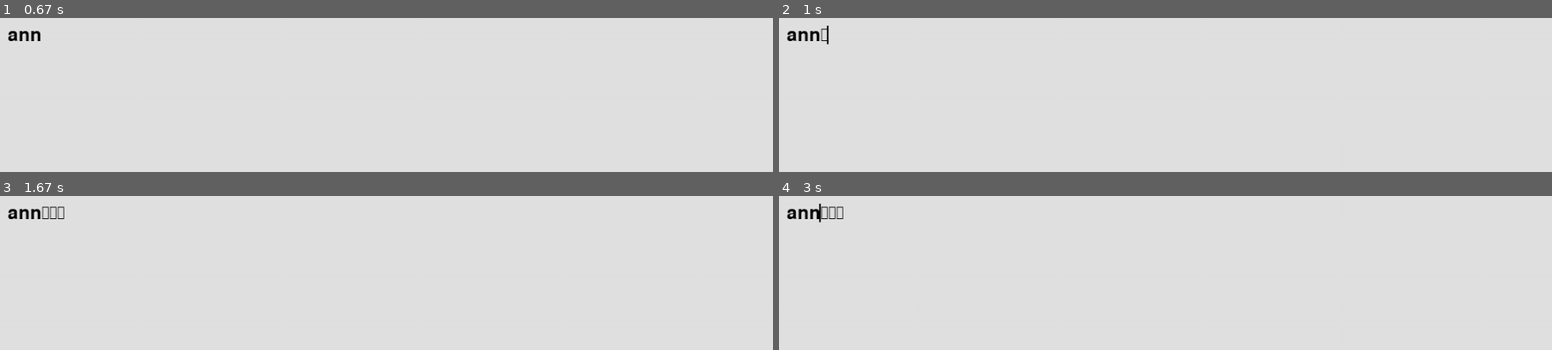
Above: before the commit, frames 1-4 (two rows, left to right).
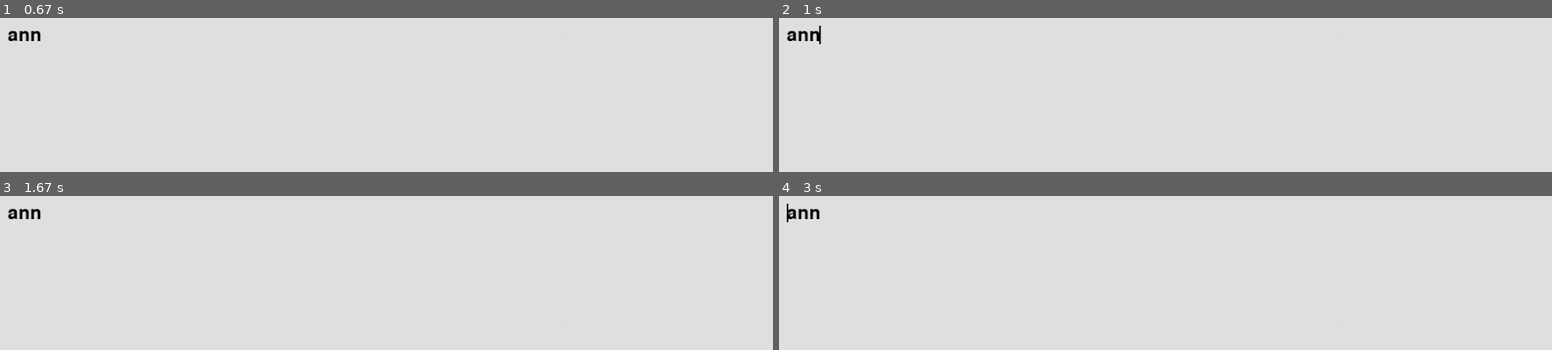
Above: after the commit, the same moments.

Repository: Hidorion/Projet12
Game: pygame game, started from registration/pygame_textinput.py
Two runs of this game, one before a commit and one after it. Both use one fixed random seed, a clock stepped at 60 frames per second and the inputs below.
Inputs:
- Up to frame 1 (0.67 s): type "ann" at 0.33 s
- Up to frame 2 (1 s): tap Enter at 0.67 s; hold Tab from 0.88 s (still down); hold Right from 0.88 s (still down)
- Up to frame 3 (1.67 s): release Tab at 1.35 s; release Right at 1.35 s; hold Right from 1.43 s (still down)
- Up to frame 4 (3 s): release Right at 1.9 s; hold Right 1.98-2.45 s; hold Left from 2.48 s (still down)

Frame 1 is identical in both runs. In frame 2, 0.1% of the frame differs, in the area x 5-7%, y 5-18%; in frame 3, 0.1%; in frame 4, 0.2%, in the area x 1-9%, y 5-18%.

Commit message:
tentative tab

Diff:
--- a/registration/connection_form.py
+++ b/registration/connection_form.py
@@ -3,6 +3,7 @@
 # Imports
 import registration.pygame_textinput
 import pygame
+import sys
 
 from registration.connection import check_logs
 from registration.registration_player import sign_up
@@ -73,6 +74,33 @@
 #     setattr(objects, str(objects)+ "_title", objects.font_object.render(font_data))
 
 #field_init()
+def tab_type():
+    events = pygame.event.get()
+    for event in events:
+        if event.type==pygame.KEYDOWN:
+            if event.key==pygame.K_TAB:
+                print("oiuiuuioihjk")
+
+
+# def tab_do(wait):
+#     list_pos = (pygame.Rect(300, 300, 250, 35),
+#                 pygame.Rect(300, 370, 250, 35),
+#                 pygame.Rect(300, 440, 250, 35),
+#                 pygame.Rect(300, 510, 250, 35),
+#                 pygame.Rect(750, 300, 250, 35),
+#                 pygame.Rect(750, 370, 250, 35))
+#     if wait:
+#         ok = "ok"
+#     pass
+
+
+
+def ExitGame():
+    """
+        Function that stops the game
+    """
+    pygame.quit()
+    sys.exit()
 
 def run_game():
     # Initialize pygame and set up screen
@@ -81,7 +109,6 @@
     pygame.display.set_caption("New Horizon: Island")
     screen = pygame.display.set_mode((1200, 720))
     clock = pygame.time.Clock()
-
 
     # Create TextInput-object with a rect and title
     sign_up_username = registration.pygame_textinput.TextInput("", "", 35, True, (0, 0, 0), (0, 0, 0), 400, 35)
@@ -149,8 +176,15 @@
         for event in events:
             if event.type == pygame.QUIT:
                 running = False
-                pygame.quit()
-
+                ExitGame()
+            if event.type==pygame.KEYDOWN:
+                if event.key==pygame.K_ESCAPE:
+                    running = False
+                    ExitGame()
+
+            if event.type==pygame.KEYDOWN:
+                    if event.key==pygame.K_TAB:
+                        print("oiuiuuioihjk")
             # Test condition if a rect has been clicked
             if event.type == pygame.MOUSEBUTTONDOWN and event.button == 1:
                 # collisions on sign up text fields
--- a/registration/pygame_textinput.py
+++ b/registration/pygame_textinput.py
@@ -81,8 +81,13 @@
 
                 # If none exist, create counter for that key:
                 if event.key not in self.keyrepeat_counters:
-                    if not event.key == pl.K_RETURN: # Filters out return key, others can be added as necessary
+                    if not event.key == pl.K_TAB: # Filters out TAB key, others can be added as necessary
                         self.keyrepeat_counters[event.key] = [0, event.unicode]
+                    if not event.key == pl.K_RETURN: # Filters out RETURN key.
+                        self.keyrepeat_counters[event.key] = [0, event.unicode]
+
+
+
 
                 if event.key == pl.K_BACKSPACE:
                     self.input_string = (
@@ -100,7 +105,8 @@
 
                 elif event.key == pl.K_RETURN:
                     return True
-
+                elif event.key == pl.K_TAB:
+                    return True
                 elif event.key == pl.K_RIGHT:
                     # Add one to cursor_pos, but do not exceed len(input_string)
                     self.cursor_position = min(self.cursor_position + 1, len(self.input_string))
Not shown, changed: images/Bg/Desert.tmx
